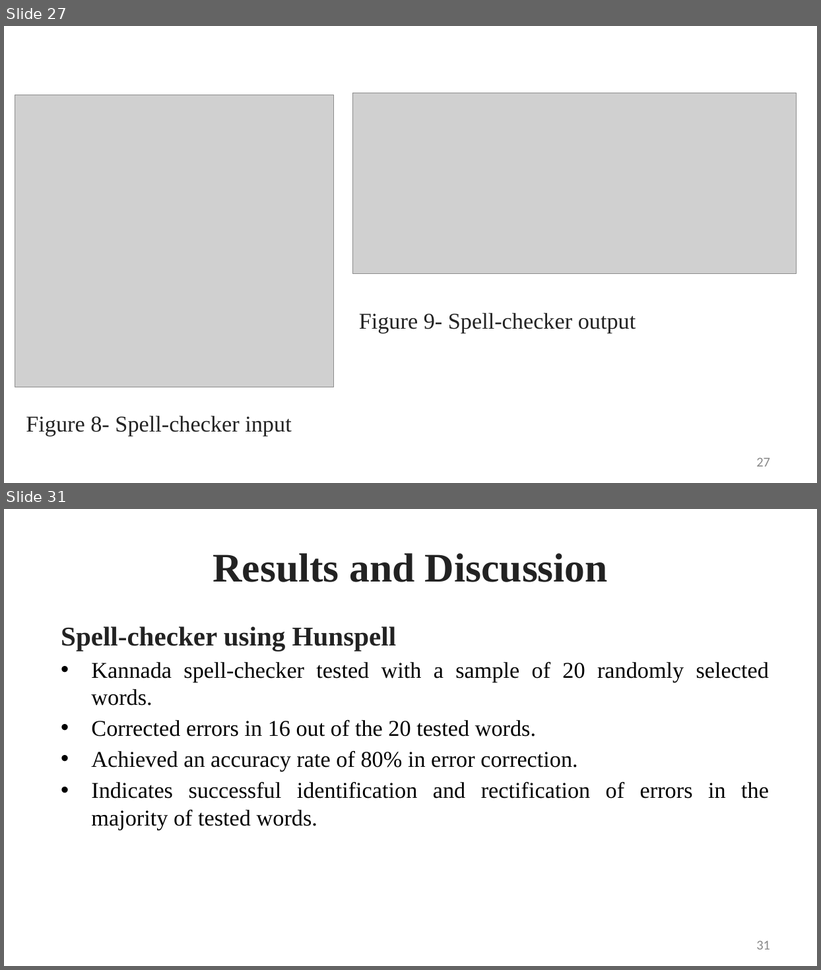
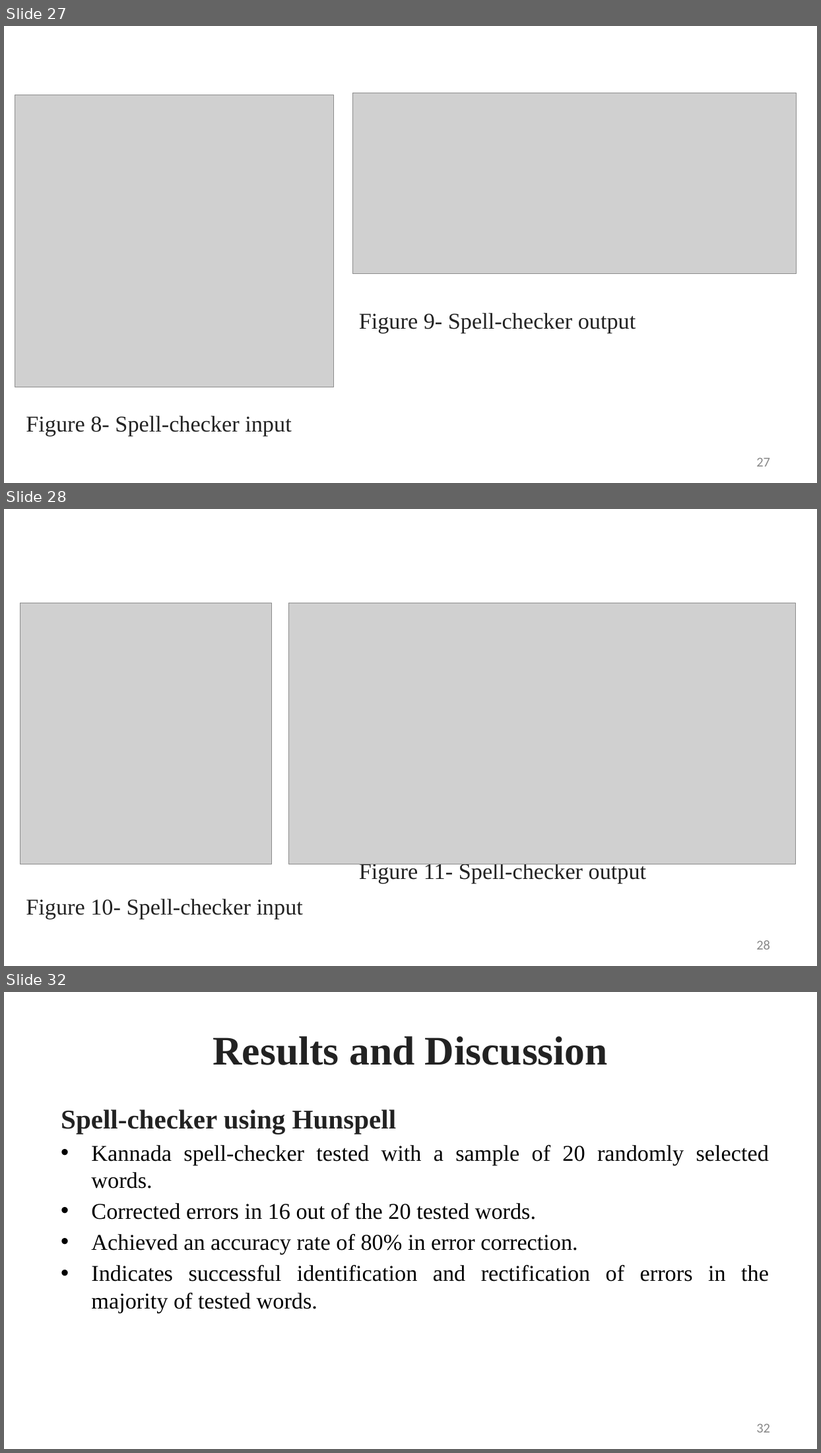
Before and after one commit to ananya-rm/kannada-gec, a slide deck: src/phase2.1.pptx. Shown one above the other, each under a label of ours: slides 27 and 31 before the commit, slides 27, 28 and 32 after it; the slides between them are not shown. The pictures are 821x970 and 821x1453 pixels, drawn with LibreOffice and Linux fonts; fonts in the diff are those of the drawing; grey boxes stand for pictures; background and template pictures are left out. Boxes give left, top, right and bottom in pixels: in the first picture for what was removed or moved away, otherwise in the second. Text is boxed around its words. In the diff, an @@ line names an element or a change of style, - is before the commit and + after.

```diff
--- a/src/phase2.1.pptx
+++ b/src/phase2.1.pptx
@@ slide 28 added at (4,509,817,966), background #FFFFFF @@
@@ picture added at (20,603,272,865) @@
@@ picture added at (289,603,796,865) @@
@@ text added at (359,861,647,884), 26.7 pt, text #222222 @@
+Figure 11- Spell-checker output
@@ text added at (26,899,303,920), 26.7 pt, text #222222 @@
+Figure 10- Spell-checker input
@@ page number added at (756,941,770,950), 16 pt, text #888888 @@
+28
@@ what was slide 31 is now slide 32 @@
@@ page number at (756,1424,770,1433): text changed @@
-31
+32
```
Also in this commit, not shown: 8 slides changed, 21 other files.
